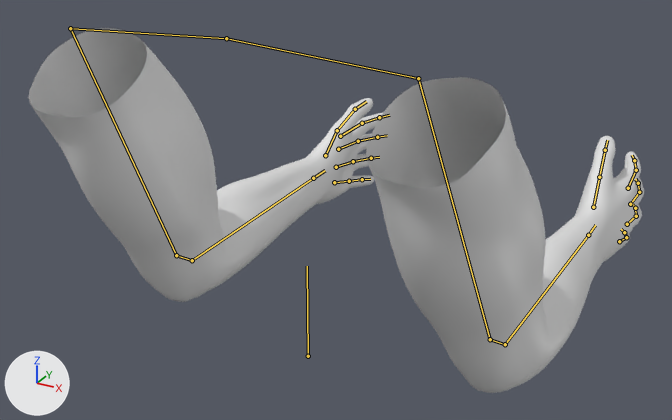
The Blender file Models/Viewmodel.blend, before and after one commit.
Camera for both pictures: a 50 mm camera at (0.474, -0.917, 0.288) aimed at (-0.065, 0.062, -0.201). Arrows for +X, +Y and +Z are at lower left; the lights stay in place. The bones that bend it are drawn over the model as lines.

The first picture shows 'Mid Poly Arm'.
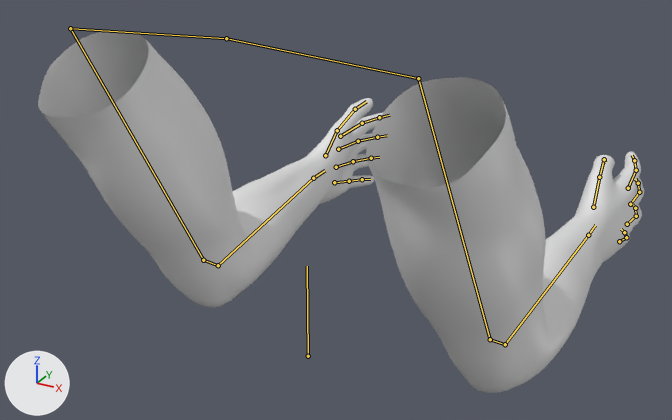
The newer file adds an action. The first version stands in its rest pose; the second is drawn at frame 0 of the action 'Attack'.

Location of each change, [x1, y1, x2, y2] in pixels of the pictures (672 x 420 px):
'Mid Poly Arm', posed
    before: [28, 28, 644, 393]
    after: [38, 30, 644, 393]
bone 'Thumb 2.R', root to tip
    before: (599, 177) to (605, 150)
    after: (599, 177) to (604, 159)
bone 'Thumb 1.R', root to tip
    before: (605, 150) to (607, 140)
    after: (604, 159) to (606, 162)

What the commit changed:
Bone 'Thumb 2.R' (bone_thumb_2_r) turns from (0, 0, 0) to (18, -2, -5) degrees about its own x, y and z.
Bone 'Thumb 1.R' (bone_thumb_1_r) turns from (0, 0, 0) to (16, -2, -8) degrees about its own x, y and z.
Bone 'Elbow IK.L' (bone_elbow_ik_l) moves from (0.0, 0.0, 0.0) to (-0.049, -0.186, 0.043).
